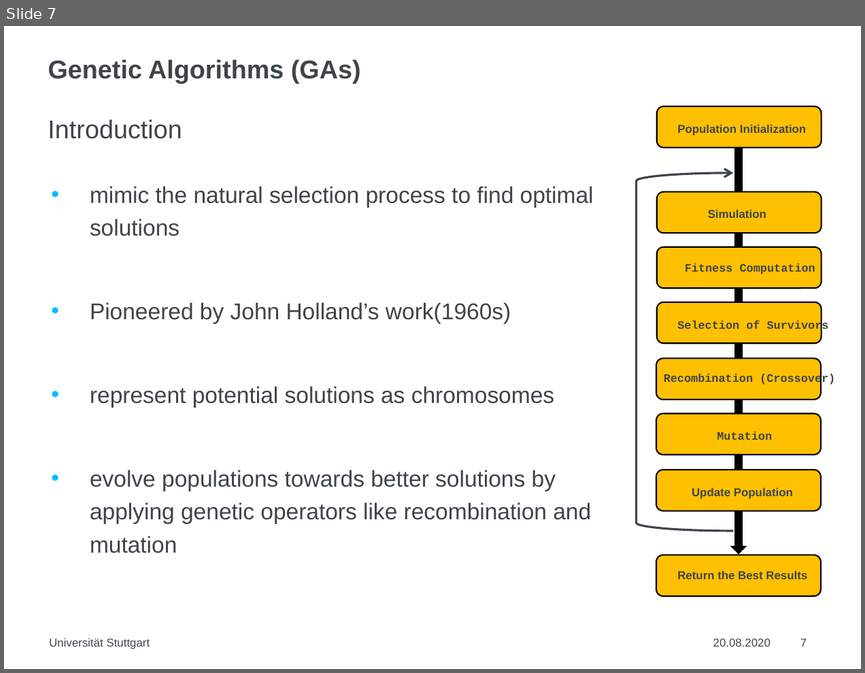
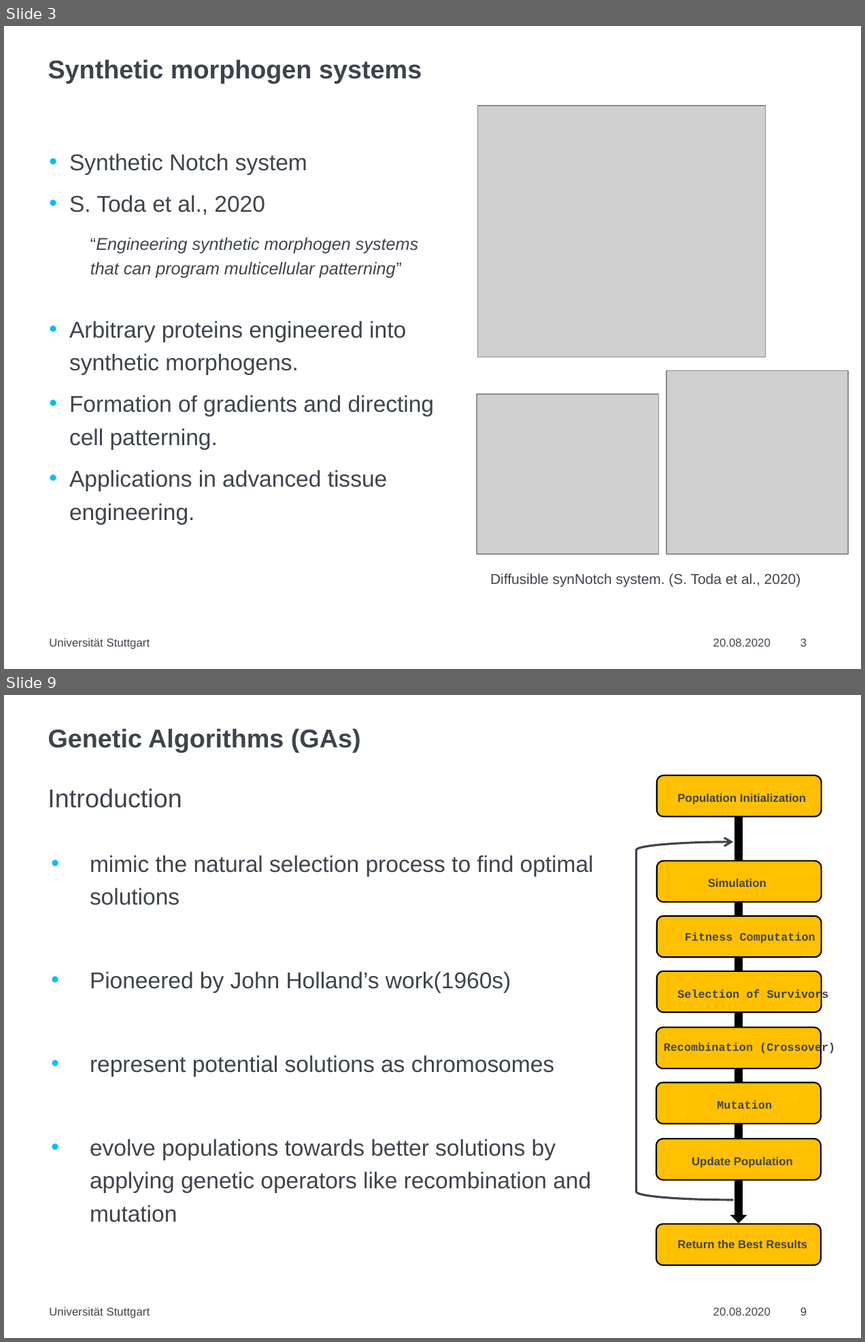
Before and after one commit to LoqmanSamani/grn-designer, a slide deck: mp_present.pptx. Shown one above the other, each under a label of ours: slide 7 before the commit, slides 3 and 9 after it; the slides between them are not shown. The pictures are 865x673 and 865x1342 pixels, drawn with LibreOffice and Linux fonts; fonts in the diff are those of the drawing; grey boxes stand for pictures; background and template pictures are left out. Boxes give left, top, right and bottom in pixels: in the first picture for what was removed or moved away, otherwise in the second. Text is boxed around its words. In the diff, an @@ line names an element or a change of style, - is before the commit and + after.

```diff
--- a/mp_present.pptx
+++ b/mp_present.pptx
@@ slide 3 added at [4, 26, 861, 669], background #FFFFFF @@
@@ title added at [48, 59, 422, 84], 18 pt, text #3E444C, bold @@
+Synthetic morphogen systems
@@ picture added at [478, 106, 766, 357] @@
@@ text added at [69, 153, 434, 524], 16 pt, text #3E444C @@
+• Synthetic Notch system
+• S. Toda et al., 2020
+• Arbitrary proteins engineered into synthetic morphogens.
+• Formation of gradients and directing cell patterning.
+• Applications in advanced tissue engineering.
@@ text added at [90, 237, 418, 278], 12 pt, text #3E444C, italic @@
+“Engineering synthetic morphogen systems that can program multicellular patterning”
@@ picture added at [666, 371, 849, 554] @@
@@ picture added at [477, 395, 660, 554] @@
@@ text added at [490, 573, 801, 586], 10 pt, text #3E444C @@
+Diffusible synNotch system. (S. Toda et al., 2020)
@@ text added at [49, 638, 150, 649], 8 pt, text #3E444C @@
+Universität Stuttgart
@@ text added at [713, 638, 770, 646], 8 pt, text #3E444C @@
+20.08.2020
@@ page number added at [800, 638, 806, 646], 8 pt, text #3E444C @@
+3
@@ what was slide 7 is now slide 9 @@
@@ page number at [800, 1307, 806, 1315]: text changed @@
-7
+9
```
Also in this commit, not shown: 2 slides changed, 3 other slides added, 2 slides removed.
